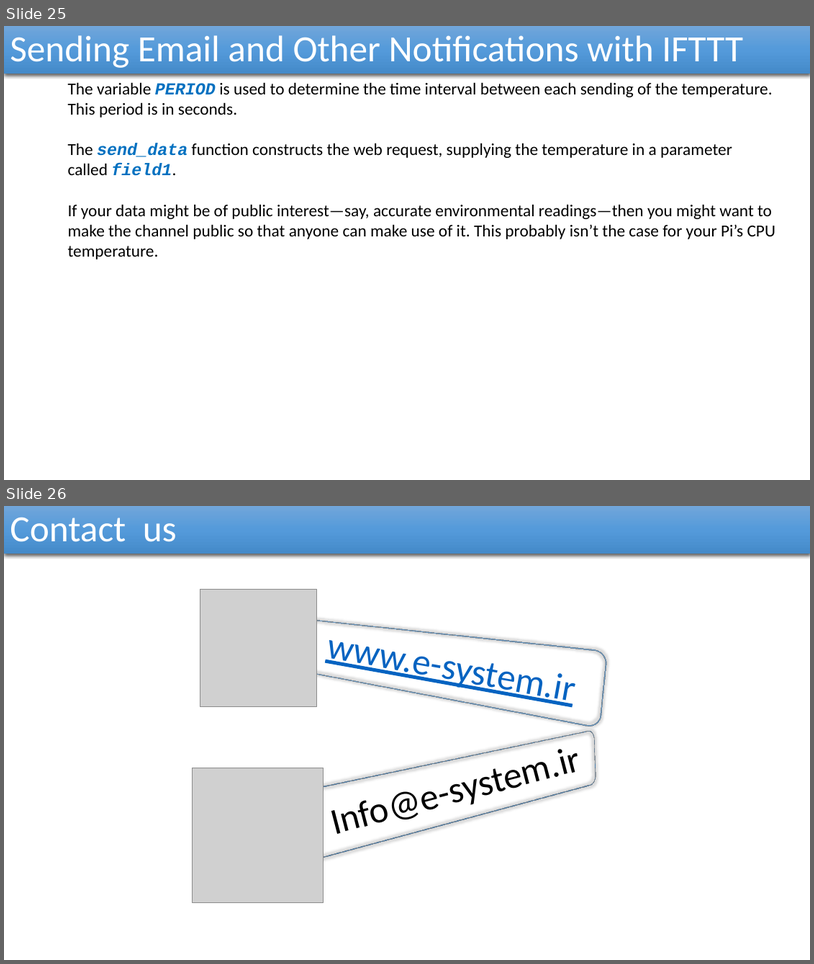
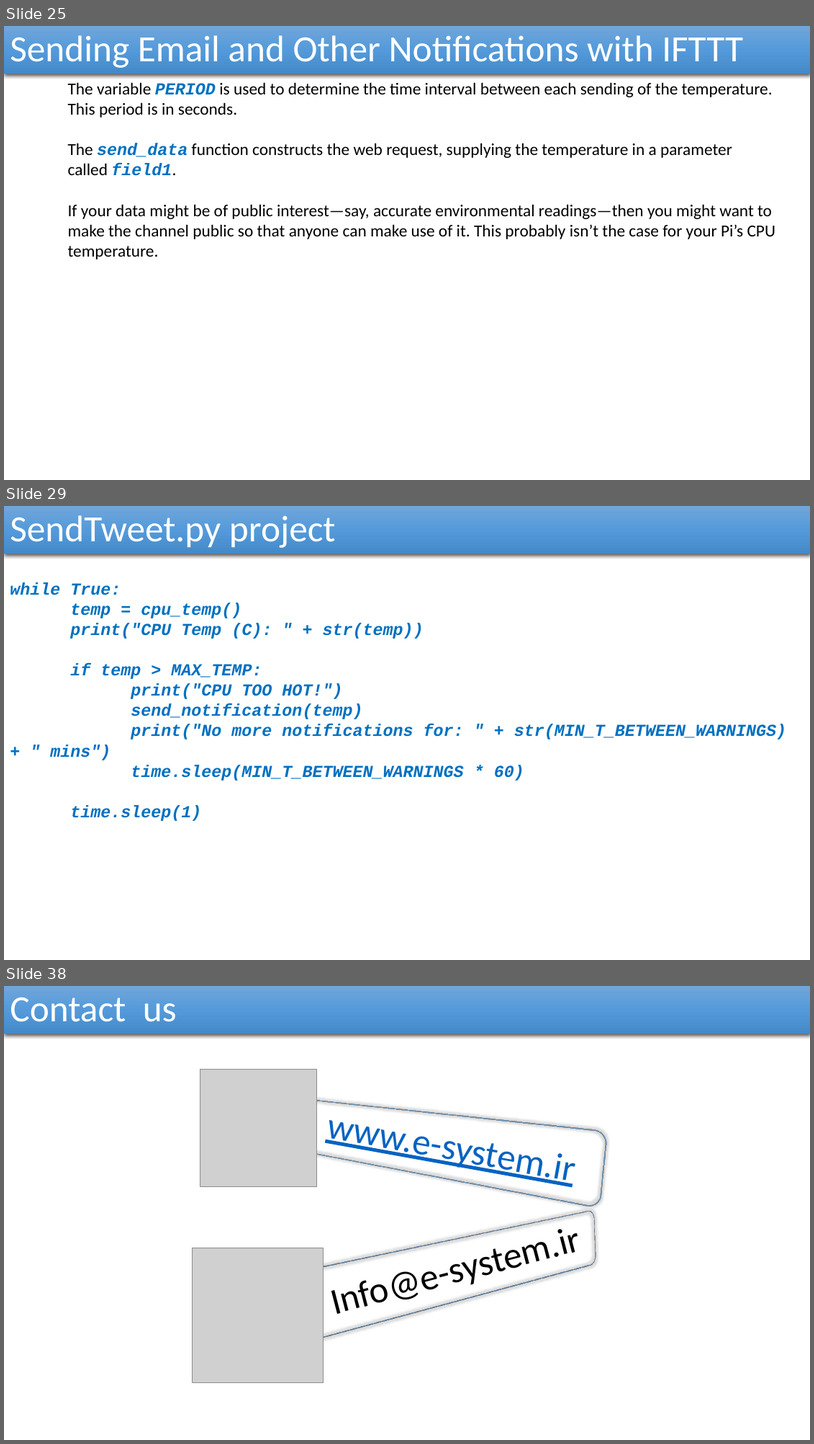
Before and after one commit to reza-arjmandi/rpi-course, a slide deck: session6/presentation/Internet Of Things.pptx. Shown one above the other, each under a label of ours: slides 25 and 26 before the commit, slides 25, 29 and 38 after it; the slides between them are not shown. The pictures are 814x964 and 814x1444 pixels, drawn with LibreOffice and Linux fonts; fonts in the diff are those of the drawing; grey boxes stand for pictures. Boxes give left, top, right and bottom in pixels: in the first picture for what was removed or moved away, otherwise in the second. Text is boxed around its words. In the diff, an @@ line names an element or a change of style, - is before the commit and + after.

Commit message:
update session 6 presentation file
add new IOT project

```diff
--- a/session6/presentation/Internet Of Things.pptx
+++ b/session6/presentation/Internet Of Things.pptx
@@ slide 29 added at box(4, 506, 810, 960), background #FFFFFF @@
@@ rectangle added at box(4, 506, 810, 554), fill gradient #71A6DB to #559BDB to #448ACA, 44 pt, text #FFFFFF @@
+SendTweet.py project
@@ text added at box(10, 582, 787, 780), 20 pt, text #0070C0, bold, italic @@
+  while True:
+  temp = cpu_temp()
+  print("CPU Temp (C): " + str(temp))
+  if temp > MAX_TEMP:
+  print("CPU TOO HOT!")
+  send_notification(temp)
+  print("No more notifications for: " + str(MIN_T_BETWEEN_WARNINGS) + " mins")
+  time.sleep(MIN_T_BETWEEN_WARNINGS * 60)
+  time.sleep(1)
@@ what was slide 26 is now slide 38 @@
```
Also in this commit, not shown: 11 other slides added.
